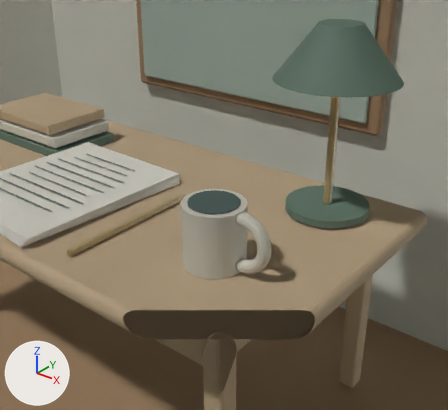
The Blender file assets/nordic/walkthrough.blend as it was, and as the next commit left it.
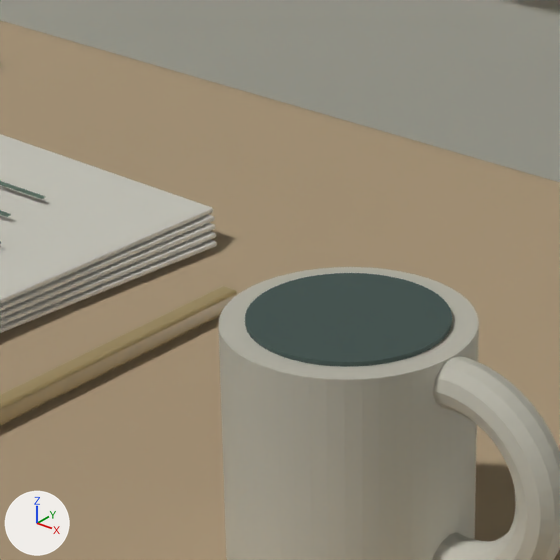
There are two pictures of each version: one from a 50 mm lens placed at (4.847, -0.774, 2.659), pointed at (3.747, 0.6, 1.807), one close up on the part from 28% to 60% of the width and 29% to 65% of the height. The axes (+X, +Y, +Z) are drawn at lower left. The lights are the same throughout. The older version's two pictures come first. Everything nearer to the camera than a plane just in front of the edit is cut away.

In view in the first close-up: 'Back wall', 'Interior Ceramic mug', 'Interior Coffee', 'Interior Manuscript page', 'Interior Manuscript page.001', 'Interior Manuscript page.002', 'Interior Manuscript page.003', 'Interior Manuscript page.004', 'Interior Mug handle', 'Interior Oak desktop', 'Interior Pencil' and 2 more.
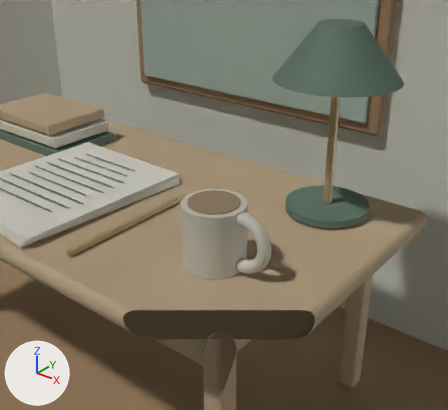
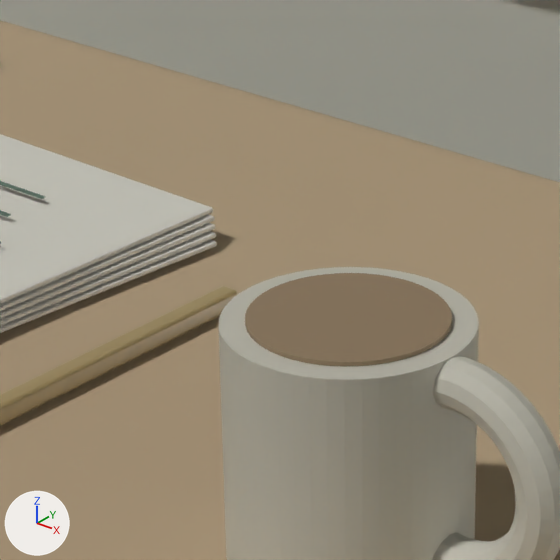
Pixel boxes [x1, y1, x2, y2] of what changed, in the close-ups (560 x 560 px):
```json
{"object": "Interior Coffee", "change": "recoloured", "before": [245, 273, 452, 367], "after": [245, 273, 452, 367], "on screen": "greyish cyan to beige"}
```

Edits to the scene script, one JSON object a line:
```json
{"op": "add", "block": "mat_coffee", "code": ["mat_coffee = principled_material('Coffee')", "mat_coffee.base_color = (0.402, 0.292, 0.181)  # beige #aa9376", "mat_coffee.roughness = 0.7"]}
{"block": "me_cylinder_004", "where": "me_cylinder_004.from_pydata(...)  # 96 vertices, 50 faces; spans x -0.175..0.175, y -0.175..0.175, z -0.004..0.004"}
{"op": "remove", "block": "me_cylinder_004", "code": "me_cylinder_004.materials.append(mat_charcoal_standing_seam)  # greyish cyan #556965"}
{"op": "add", "block": "me_cylinder_004", "code": "me_cylinder_004.materials.append(mat_coffee)  # beige #aa9376"}
```
